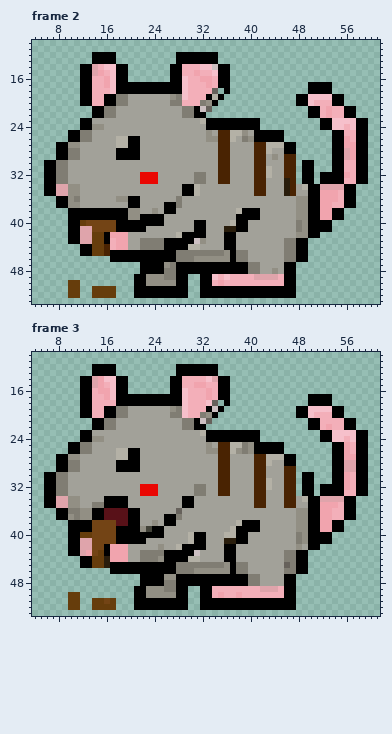
A pixel-art file gets an edit: sprites/rat/rat_base_eating.ase. This is how it looked before the edit.
64x64 pixels, 4 frames. Colours within 5 levels of each other are drawn and written as one. Shown: frame 2: x 4..61, y 10..53; frame 3: x 4..61, y 10..53. The commit also changed other frames, which this record leaves out.
New version:
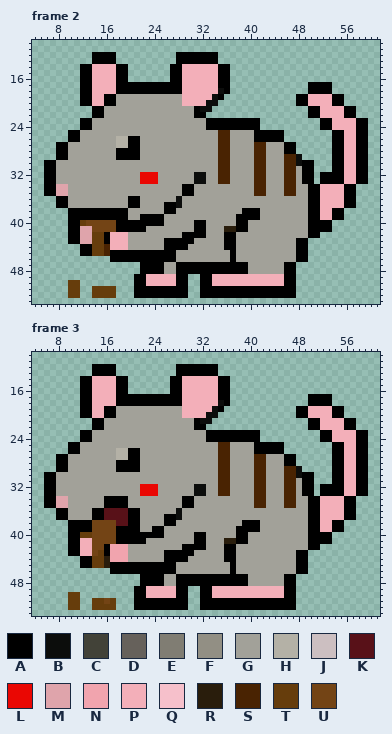
Palette (. is transparent): A #000000  B #0c0d0c  C #424238  D #66615b  E #807d73  F #928f84  G #a2a199  H #b4b1a6  J #ccbfc1  K #581118  L #ea0703  M #dfa4ab  N #f1a4ae  P #f3afb9  Q #f6c0cb  R #291d0c  S #492302  T #663d0c  U #734415
Change:
Frame 2:
y 14: x 14 M -> P; x 16..17 QQ -> PP; x 32..34 QQJ -> PPP
y 15: x 14..15 MN -> PP; x 17 Q -> P; x 31 N -> P; x 34 Q -> P
y 16: x 16..17 NQ -> PP; x 29 Q -> P; x 32..33 NN -> PP
y 17: x 16..17 NQ -> PP; x 29 Q -> P; x 33 N -> P
y 18: x 17 Q -> P; x 29 Q -> P; x 34..35 D. -> PB
y 19: x 18..19 EE -> GG; x 27..29 FEQ -> GGP; x 33..34 AH -> PB; x 50..53 QQQQ -> PPPP
y 20: x 18..19 EE -> GG; x 27..28 EE -> GG; x 32..34 EFA -> PBB; x 50 Q -> P
y 21: x 16..17 EE -> GG; x 29..30 EE -> GG; x 32..33 JD -> BB; x 53 N -> P
y 22: x 16..17 EE -> GG; x 29..30 EE -> GG; x 53 N -> P
y 23: x 32 H -> G; x 54..57 QQQQ -> PPPP
y 24: x 14..15 FF -> GG; x 54..55 QQ -> PP; x 57 Q -> P
y 25: x 12..13 EE -> GG; x 33 F -> G; x 37..39 HHF -> GGG
y 26: x 12..13 EE -> GG; x 33..34 FF -> GG; x 37 H -> G; x 39..40 EF -> GG; x 56 N -> P
y 27: x 10..11 FF -> GG; x 43..45 HHH -> GGG; x 56..57 NN -> PP
y 28: x 10..11 EE -> GG; x 43 H -> G; x 56..57 MN -> PP
y 29: x 10..11 EE -> GG; x 44 F -> G; x 48 . -> B; x 56..57 MN -> PP
y 30: x 8..9 EE -> GG; x 48 . -> B
y 31: x 8..9 EE -> GG; x 43 H -> G; x 48 . -> G
y 32: x 8..9 EE -> GG; x 31..32 EE -> BB; x 43 H -> G; x 48 . -> G; x 56 N -> P
y 33: x 8..9 EE -> GG; x 31..32 EE -> BB; x 46 R -> S; x 48 . -> G
y 34: x 10..11 FF -> GG; x 31 H -> G; x 46 R -> S; x 49 H -> G; x 52..55 MMMM -> PPPP
y 35: x 10..11 FF -> GG; x 31 H -> G; x 46 R -> S; x 52..54 NNN -> PPP
y 36: x 10..11 FE -> GG; x 18..19 FF -> GG; x 28 E -> B; x 48..49 FF -> GG; x 52..54 NNN -> PPP
y 37: x 10..11 FF -> GG; x 28 E -> B; x 48..49 FF -> GG; x 52..53 NN -> PP
y 38: x 20..21 FF -> GG; x 24 F -> G; x 38 H -> G; x 48..49 FF -> GG; x 52..53 NN -> PP
y 39: x 20..21 FF -> GG; x 48..49 FF -> GG; x 52..53 NN -> PP
y 40: x 37 H -> G; x 48..49 EF -> GG
y 41: x 48..49 EF -> GG
y 42: x 17..19 NNN -> PPP; x 28 H -> G; x 48..49 FF -> GG
y 43: x 18..19 NN -> PP; x 22..25 EEEE -> GGGG; x 31..32 JF -> GG; x 46..47 EE -> GG
y 44: x 18..19 NN -> PP; x 22..25 EEEE -> GGGG; x 30..31 HH -> GG; x 46..47 EE -> GG
y 45: x 28..36 EEEEEEEEF -> GGGGGGGGG; x 38..39 EE -> GG; x 46..47 EE -> GG
y 46: x 28..36 EEEFFFFFF -> GGGGGGGGG; x 38..39 EE -> GG; x 46..47 EE -> GG
y 47: x 26..27 FE -> GG; x 40..41 EE -> GG
y 48: x 26..27 EE -> GG; x 40..41 EE -> GG; x 44 F -> G
y 49: x 23..27 FFFEE -> PPPPP; x 34 Q -> P; x 36 Q -> P; x 41..44 MMMM -> PPPP
y 50: x 23..27 FFFFF -> PPPPP; x 35 N -> P
Frame 3:
y 14: x 14..17 MNQQ -> PPPP; x 33..34 QM -> PP
y 15: x 14..15 MN -> PP; x 17 Q -> P; x 31..32 NN -> PP
y 16: x 15..17 NNQ -> PPP; x 29 Q -> P; x 33 N -> P
y 17: x 16..17 NQ -> PP; x 29 Q -> P; x 33 N -> P
y 18: x 29 Q -> P; x 33..35 QD. -> PPB
y 19: x 18..19 EE -> GG; x 27..29 FEQ -> GGP; x 33..34 AJ -> PB; x 50..53 QQQQ -> PPPP
y 20: x 18..19 EE -> GG; x 27..29 EEQ -> GGP; x 32..34 EFA -> PBB; x 50 Q -> P
y 21: x 16..17 EE -> GG; x 29..30 EE -> GG; x 32..33 JD -> BB
y 22: x 16..17 EE -> GG; x 29..30 EE -> GG; x 53 N -> P
y 23: x 32 H -> G; x 54..57 QQQQ -> PPPP
y 24: x 14..15 FF -> GG; x 54..55 QQ -> PP; x 57 Q -> P
y 25: x 12..13 EE -> GG; x 33 F -> G; x 37..40 HHEF -> GGGG; x 56 N -> P
y 26: x 12..13 EE -> GG; x 33..34 FF -> GG; x 37..40 HFEF -> GGGG; x 56 N -> P
y 27: x 10..11 FF -> GG; x 43..45 HHH -> GGG; x 56..57 NN -> PP
y 28: x 10..11 EE -> GG; x 43 H -> G; x 56..57 MM -> PP
y 29: x 10..11 EE -> GG; x 48 . -> B; x 56..57 MM -> PP
y 30: x 8..9 EE -> GG; x 48 . -> B; x 56 N -> P
y 31: x 8..9 EE -> GG; x 43 H -> G; x 48 . -> G; x 56 N -> P
y 32: x 8..9 EE -> GG; x 31..32 EE -> BB; x 43 H -> G; x 48 . -> G; x 56 N -> P
y 33: x 8..9 EE -> GG; x 31..32 EE -> BB; x 48 . -> G
y 34: x 10..11 FF -> GG; x 49 H -> G; x 52..55 MMMM -> PPPP
y 35: x 10..11 FF -> GG; x 14..15 EE -> GG; x 52..54 NNN -> PPP
y 36: x 10..13 EEFF -> GGGG; x 28 D -> B; x 48..49 FF -> GG; x 52..53 NN -> PP
y 37: x 10..13 FEFF -> GGGG; x 28 E -> B; x 48..49 FF -> GG; x 52..53 NN -> PP
y 38: x 24 F -> G; x 38 H -> G; x 48..49 FF -> GG; x 52..53 NN -> PP
y 39: x 22..23 FC -> GG; x 37 H -> G; x 48..49 FF -> GG; x 52..53 NN -> PP
y 40: x 30 H -> G; x 36..37 HH -> GG; x 48..49 EF -> GG
y 41: x 12..13 MM -> PP; x 30 H -> G; x 48..49 EF -> GG
y 42: x 12..13 MM -> PP; x 25 F -> G; x 28 H -> G; x 48 F -> G
y 43: x 12..13 MN -> PP; x 22..25 EEEE -> GGGG; x 31 J -> G; x 46..47 EE -> GG
y 44: x 22..25 EEEF -> GGGG; x 30..31 HH -> GG; x 46..47 EE -> GG
y 45: x 28..36 EEEEEEEEF -> GGGGGGGGG; x 38..39 EE -> GG; x 46..47 DE -> GG
y 46: x 28..36 EEEFFFFFF -> GGGGGGGGG; x 38..39 EE -> GG; x 46..47 EE -> GG
y 47: x 26..27 FF -> GG; x 40..41 EE -> GG
y 48: x 26..27 EE -> GG; x 40..41 EE -> GG
y 49: x 23..27 FFFEE -> PPPPP; x 42..44 MMM -> PPP
y 50: x 23..27 FFFFF -> PPPPP; x 35 N -> P; x 38 N -> P
Changed places in both pictures, as pixel boxes (x1, y1, x2, y2):
changed: (56, 64, 356, 286)
changed: (56, 376, 128, 556)
changed: (140, 376, 356, 598)
